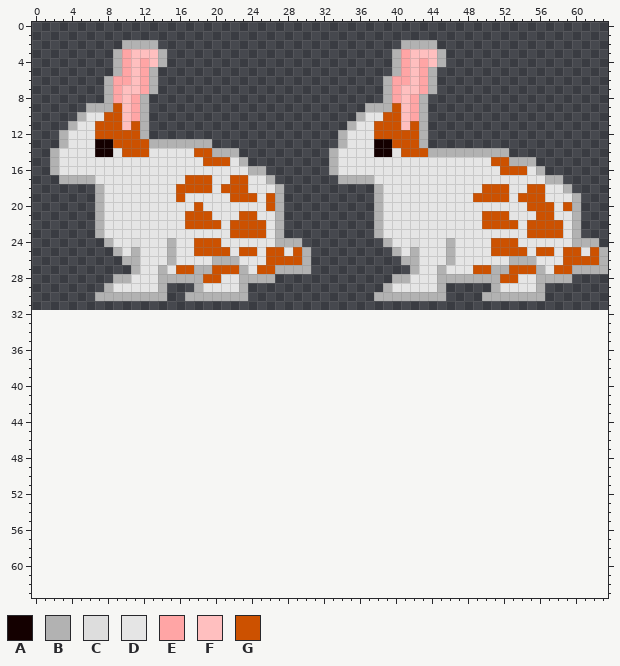
Pixel-art sprite -- Assets/stefan_idle.png. The picture above was drawn from the file before the commit.
The file is 64x32 pixels. The old version is drawn lined up with the new one, on the new canvas.
Palette (. is transparent): A #140000  B #b2b2b2  C #dddddd  D #e5e5e5  E #ffa5a5  F #ffbfbf  G #cc5100
Pixels before (only the part around the change), first column x 0:
25 .........BDBDDDBDDGGGGDGGDGGDGB.........BDBDDDBDDDDGGGGDGGDGGDGB
26 ..........BBDDDBDDDDBBBDDDGGGGB..........BBDDDBDDDDDDBBBDDDGGGGB
27 ...........BDDBDGGBBGGGBDGGBBBB...........BDDBDDDGGBBGGGBDGGBBBB
28 .........BBDDDBBBBBGGDDBBBB.............BBDDDBBBBBBBGGDDBBBB....
29 ........BDDDDDB...BDDDDB...............BDDDDDB.....BDDDDB.......
30 .......BBBBBBBB..BBBBBBB..............BBBBBBBB....BBBBBBB.......
31 ................................................................
32 ................................................................
33 ................................................................
34 ................................................................
35 ................................................................
36 ................................................................
37 ................................................................
38 ................................................................
39 ................................................................
40 ................................................................
41 ................................................................
42 ................................................................
43 ................................................................
44 ................................................................
45 ................................................................
46 ................................................................
47 ................................................................
48 ................................................................
49 ................................................................
50 ................................................................
51 ................................................................
52 ................................................................
53 ................................................................
54 ................................................................
55 ................................................................
56 ................................................................
57 ................................................................
58 ................................................................
59 ................................................................
60 ................................................................
61 ................................................................
62 ................................................................
63 ................................................................
After:
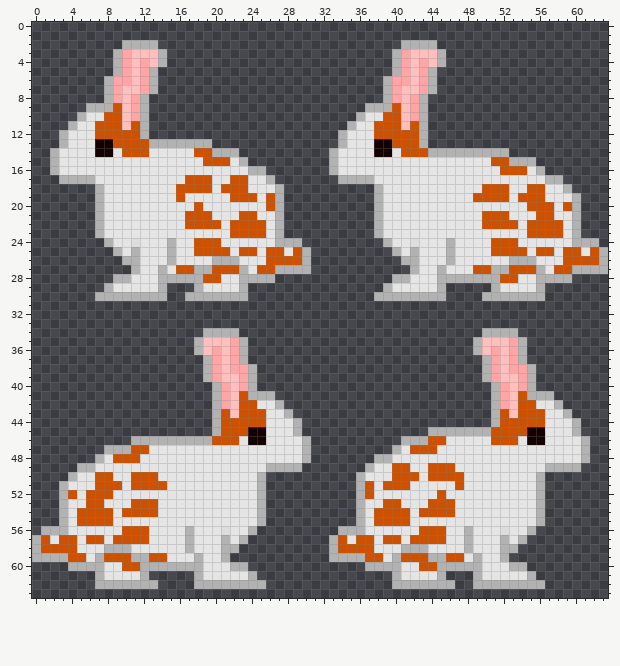
Edits made:
canvas 64x32 -> 64x64
y 34: x 19..22 .... -> BBBB; x 50..53 .... -> BBBB
y 35: x 18..23 ...... -> BFFFEB; x 49..54 ...... -> BFFFEB
y 36: x 18..23 ...... -> BFEFEB; x 49..54 ...... -> BFEFEB
y 37: x 19..23 ..... -> BEFEB; x 50..54 ..... -> BEFEB
y 38: x 19..24 ...... -> BEFEEB; x 50..55 ...... -> BEFEEB
y 39: x 19..24 ...... -> BEFFEB; x 50..55 ...... -> BEFFEB
y 40: x 20..24 ..... -> BEFEB; x 51..55 ..... -> BEFEB
y 41: x 20..26 ....... -> BEFGBBB; x 51..57 ....... -> BEFGBBB
y 42: x 20..27 ........ -> BEFGGDDB; x 51..58 ........ -> BEFGGDDB
y 43: x 20..28 ......... -> BGFGGGDDB; x 51..59 ......... -> BGFGGGDDB
y 44: x 20..29 .......... -> BGGGGGDDDB; x 51..60 .......... -> BGGGGGDDDB
y 45: x 20..29 .......... -> BGGGAADDDB; x 44..60 ................. -> BBBBBBBGGGGAADDDB
y 46: x 11..30 .................... -> BBBBBBBBBGGGDAADDDDB; x 41..61 ..................... -> BBBGGDDDDDGGGDAADDDDB
y 47: x 8..30 ....................... -> BBBGGDDDDDDDDDDDDDDDDDB; x 40..61 ...................... -> BDGGGDDDDDDDDDDDDDDDDB
y 48: x 7..30 ........................ -> BDGGGDDDDDDDDDDDDDDDDDDB; x 38..61 ........................ -> BBDDDDDDDDDDDDDDDDDDDDDB
y 49: x 5..29 ......................... -> BBDDDDDDDDDDDDDDDDDDDBBBB; x 37..60 ........................ -> BDDGGDDGGGDDDDDDDDDDBBBB
y 50: x 4..25 ...................... -> BDDGGDDGGGDDDDDDDDDDDB; x 36..56 ..................... -> BDDDGGGDGGGGDDDDDDDDB
y 51: x 3..25 ....................... -> BDDDGGGDGGGGDDDDDDDDDDB; x 36..56 ..................... -> BGDGGGDDDDDGDDDDDDDDB
y 52: x 3..25 ....................... -> BGDGGGDDDDDDDDDDDDDDDDB; x 36..56 ..................... -> BGDDDDDDDGDDDDDDDDDDB
y 53: x 3..25 ....................... -> BDDGGDDDGGGDDDDDDDDDDDB; x 36..56 ..................... -> BDDGGDDDGGGDDDDDDDDDB
y 54: x 3..25 ....................... -> BDGGGGDGGGGDDDDDDDDDDDB; x 36..56 ..................... -> BDGGGGDGGGGDDDDDDDDDB
y 55: x 3..25 ....................... -> BDGGGGDDDDDDDDDDDDDDDDB; x 36..56 ..................... -> BDGGGGDDDDDDDDDDDDDDB
y 56: x 1..24 ........................ -> BBBDDDDDDGGGDDDDBDDDCDDB; x 34..55 ...................... -> BBBDDDDDDGGGDDBDDDCDDB
y 57: x 0..23 ........................ -> BGDGGDGGDGGGGDDDDBDDDBDB; x 33..54 ...................... -> BGDGGDGGDGGGGDDBDDDBDB
y 58: x 0..22 ....................... -> BGGGGDDDBBBDDDDDDBDDDBB; x 33..53 ..................... -> BGGGGDDDBBBDDDDBDDDBB
y 59: x 0..21 ...................... -> BBBBGGDBGGGBBGGDDDBDDB; x 33..52 .................... -> BBBBGGDBGGGBBGGDBDDB
y 60: x 4..23 .................... -> BBBBDDGGBBBBBBBDDDBB; x 37..54 .................. -> BBBBDDGGBBBBBDDDBB
y 61: x 7..12 ...... -> BDDDDB; x 18..24 ....... -> BDDDDDB; x 40..45 ...... -> BDDDDB; x 49..55 ....... -> BDDDDDB
y 62: x 7..13 ....... -> BBBBBBB; x 18..25 ........ -> BBBBBBBB; x 40..46 ....... -> BBBBBBB; x 49..56 ........ -> BBBBBBBB
Where, in picture pixels (left, top, right, bottom), the same in both pictures:
added: (32, 328, 311, 589)
added: (329, 328, 590, 589)
